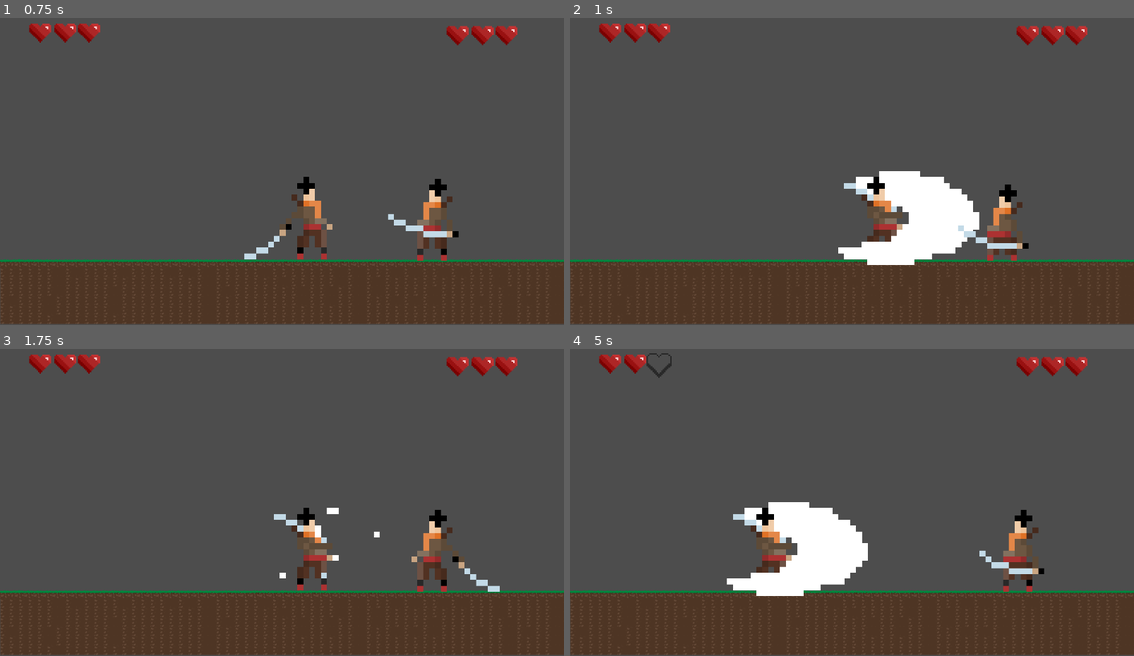
Above: before the commit, frames 1-4 (two rows, left to right).
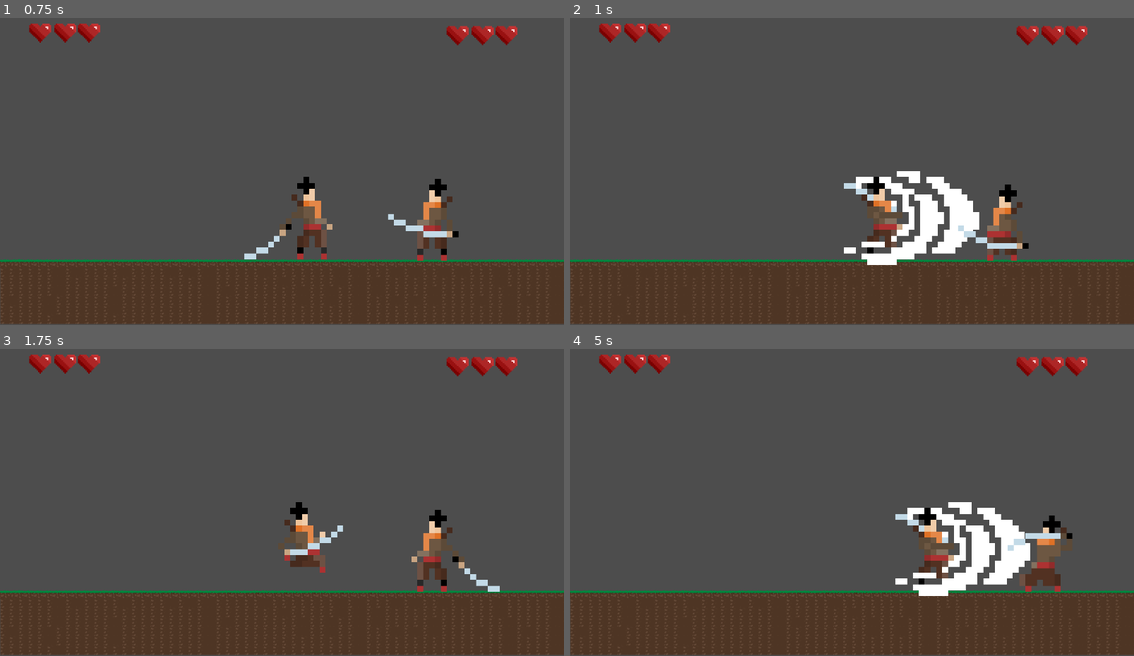
Above: after the commit, the same moments.

Repository: joaokanta/fighting-game
Game: Godot game, scene res://main.tscn
Two runs of this game, one before a commit and one after it. Both use one fixed random seed, a clock stepped at 60 frames per second and the inputs below.
Inputs:
- Up to frame 1 (0.75 s): hold D (player_1_move_right) from 0.53 s (still down); tap J (player_1_attack) at 0.6 s
- Up to frame 2 (1 s): keep holding D (player_1_move_right); tap K (player_1_parry) at 0.8 s
- Up to frame 3 (1.75 s): release D (player_1_move_right) at 1.28 s; hold A (player_1_move_left) from 1.28 s (still down); tap K (player_1_parry) at 1.35 s; tap N (player_2_attack) at 1.55 s
- Up to frame 4 (5 s): release A (player_1_move_left) at 2.03 s; hold D (player_1_move_right) 2.03-3.53 s; tap N (player_2_attack) at 2.1 s; tap Z (player_2_move_left) at 2.3, 2.85 s; tap C (player_2_move_right) at 3.05, 3.6 s; hold A (player_1_move_left) from 3.53 s (still down); tap M (player_2_parry) at 3.8, 4.35 s; tap J (player_1_attack) at 4.55 s

Frame 1 is identical in both runs. In frame 2, 1.4% of the frame differs, in the area x 47-68%, y 49-81%; in frame 3, 1.3%; in frame 4, 10%, in the area x 13-90%, y 1-81%.

Commit message:
refectored code, removed timers added states

Diff:
--- a/main.tscn
+++ b/main.tscn
@@ -16,9 +16,11 @@
 
 [node name="Player" parent="." instance=ExtResource("1_mfvrx")]
 position = Vector2(1041, 719)
+speed = 400
 
 [node name="Player2" parent="." instance=ExtResource("1_mfvrx")]
 position = Vector2(1459, 724)
+speed = 400
 
 [node name="SlowMoTimer" type="Timer" parent="."]
 wait_time = 0.5
@@ -26,7 +28,6 @@
 
 [node name="AudioStreamPlayer" type="AudioStreamPlayer" parent="."]
 stream = ExtResource("5_2q7oc")
-autoplay = true
 
 [connection signal="died" from="Player" to="." method="_on_player_died"]
 [connection signal="parried" from="Player" to="." method="_on_player_parried"]
--- a/player.gd
+++ b/player.gd
@@ -9,84 +9,91 @@
 
 var health = 3
 
-var starting_attack = false
-var attacking = false
-var taking_damage = false
-var post_attack = false
-var dead = false
-var dying = false
+var STARTING_ATTACK = 'starting_attack'
+var ATTACKING = 'attacking'
+var TAKING_DAMAGE = 'taking_damage'
+var POST_ATTACK = 'post_attack'
+var DEAD = 'dead'
+var DYING = 'dying'
+var BLOCKSTUN = 'blockstun'
+var PARRYING = 'parrying'
+var FAILED_PARRY = 'failed_parry'
+var COUNTER_ATTACKING = 'counter_attacking'
+var IDLE = 'idle'
+var WALKING = 'walk'
+
+var flipped = false
 var blocking = false
-var blockstun = false
-var parrying = false
-var failed_parry = false
-var counter_attacking = false
-var flipped = false
 
-var move_right = "null"
-var move_left = "null"
-var attack_command = "null"
-var parry_command = "null"
+var MOVE_RIGHT = "null"
+var MOVE_LEFT = "null"
+var ATTACK_COMMAND = "null"
+var PARRY_COMMAND = "null"
+
+var states = {
+	ATTACKING: 'attack',
+	BLOCKSTUN: 'block',
+	COUNTER_ATTACKING: 'counter_attack',
+	DEAD: 'dead',
+	DYING: 'dying',
+	IDLE: 'idle',
+	POST_ATTACK: 'post_attack',
+	STARTING_ATTACK: 'attack_startup',
+	TAKING_DAMAGE: 'take_damage',
+	WALKING: 'walk',
+	FAILED_PARRY: 'failed_parry',
+	PARRYING: 'parry'
+}
+
+var STATE = IDLE
+
+func isState(state):
+	return STATE in state
 
 # Called when the node enters the scene tree for the first time.
 func _ready():
 	screen_size = get_viewport_rect().size
 	$AnimatedSprite2D.play()
 
-
 # Called every frame. 'delta' is the elapsed time since the previous frame.
 func _process(delta):
-	if dying:
-		$AnimatedSprite2D.animation = "dying"
-		return
-
-	if dead:
-		$AnimatedSprite2D.animation = "dead"
+	if isState([DYING, DEAD]):
+		$AnimatedSprite2D.animation = states[STATE]
 		return
 
 	var velocity = Vector2.ZERO
+
 	if not is_movement_blocked():
-		if Input.is_action_pressed(move_right):
+		if Input.is_action_pressed(MOVE_RIGHT):
 			blocking = false
 			if flipped:
 				blocking = true
 			velocity.x += speed
-		if Input.is_action_pressed(move_left):
+		if Input.is_action_pressed(MOVE_LEFT):
 			blocking = true
 			if flipped:
 				blocking = false
 			velocity.x -= speed * 0.75
-		if Input.is_action_just_pressed(attack_command):
-			attack()
-		if Input.is_action_just_pressed(parry_command):
-			parry()
 
 		if velocity.x != 0:
-			$AnimatedSprite2D.animation = "walk"
+			STATE = WALKING
 		else:
-			$AnimatedSprite2D.animation = "idle"
+			STATE = IDLE
+
+		if Input.is_action_just_pressed(ATTACK_COMMAND):
+			attack()
+		if Input.is_action_just_pressed(PARRY_COMMAND):
+			parry()
 	else:
-		if blockstun:
+		if isState(BLOCKSTUN):
 			blocking = true
 			velocity.x += get_knockback(1.2)
-			$AnimatedSprite2D.animation = "block"
-		elif parrying:
-			$AnimatedSprite2D.animation = "parry"
-		elif failed_parry:
-			$AnimatedSprite2D.animation = "failed_parry"
-		elif counter_attacking:
-			$AnimatedSprite2D.animation = "counter_attack"
-		elif starting_attack:
-			$AnimatedSprite2D.animation = "attack_startup"
-		elif attacking:
-			$AnimatedSprite2D.animation = "attack"
-		elif taking_damage:
+		elif isState(TAKING_DAMAGE):
 			velocity.x += get_knockback(0.8)
-			$AnimatedSprite2D.animation = "take_damage"
-		elif post_attack:
-			$AnimatedSprite2D.animation = "post_attack"
 
+	$AnimatedSprite2D.animation = states[STATE]
 	position += velocity * delta
-	position = position.clamp(Vector2.ZERO, screen_size)
+	position = position.clamp(Vector2(100, 0), screen_size - Vector2(100, 0))
 
 
 func get_knockback(multi):
@@ -96,104 +103,73 @@
 
 
 func is_movement_blocked():
-	return attacking or taking_damage or post_attack or blockstun or starting_attack or counter_attacking or parrying or failed_parry
+	return STATE in [ATTACKING, TAKING_DAMAGE, POST_ATTACK, BLOCKSTUN, STARTING_ATTACK, COUNTER_ATTACKING, PARRYING, FAILED_PARRY]
 
 func set_commands(move_left, move_right, attack_command, parry_command):
-	self.move_left = move_left
-	self.move_right = move_right
-	self.attack_command = attack_command
-	self.parry_command = parry_command
+	self.MOVE_LEFT = move_left
+	self.MOVE_RIGHT = move_right
+	self.ATTACK_COMMAND = attack_command
+	self.PARRY_COMMAND = parry_command
 
 
 func flip():
 	flipped = not flipped
-	if not flipped:
-		set_scale(Vector2(-1,1))
-		return
 	set_scale(Vector2(-1,1))
 
 
 func attack():
-	starting_attack = true
-	$AttackStartupTimer.start()
+	STATE = STARTING_ATTACK
+	await get_tree().create_timer(0.2).timeout
+	STATE = ATTACKING
+	$Hurtbox.monitorable = true
+	await get_tree().create_timer(0.4).timeout
+	$Hurtbox.monitorable = false
+	STATE = POST_ATTACK
+	await get_tree().create_timer(0.4).timeout
+	STATE = IDLE
+
+func parry():
+	STATE = PARRYING
+	$ParryTimer.start()
+
+func _on_parry_timer_timeout():
+	STATE = FAILED_PARRY
+	await get_tree().create_timer(0.4).timeout
+	STATE = IDLE
 
 
-func _on_attack_startup_timer_timeout():
-	starting_attack = false
-	attacking = true
-	$Hurtbox.monitorable = true
-	$AttackTimer.start()
+func _on_hitbox_area_entered(_area):
+	if isState(PARRYING):
+		$ParryTimer.stop()
+		parried.emit()
+		$Hitbox.set_deferred("monitoring", false)
+		await get_tree().create_timer(0.85).timeout
 
+		STATE = COUNTER_ATTACKING
+		$Hurtbox.set_deferred("monitorable", true)
+		await get_tree().create_timer(0.3).timeout
 
-func _on_attack_timer_timeout():
-	attacking = false
-	$Hurtbox.monitorable = false
-	post_attack = true
-	$PostAttackTimer.start()
-
-
-func _on_post_attack_timer_timeout():
-	post_attack = false
-	failed_parry = false
-
-
-func parry():
-	parrying = true
-	$ParryTimer.start()
-
-
-func _on_parry_timer_timeout():
-	parrying = false
-	failed_parry = true
-	$PostAttackTimer.start()
-
-func _on_parry_animation_timer_timeout():
-	parrying = false
-	counter_attacking = true
-	$CounterAttackTimer.start()
-	$Hurtbox.set_deferred("monitorable", true)
-
-func _on_counter_attack_timer_timeout():
-	$Hitbox.set_deferred("monitoring", true)
-	$Hurtbox.monitorable = false
-	counter_attacking = false
-
-
-func _on_hitbox_area_entered(area):
-	if parrying:
-		parried.emit()
-		$ParryTimer.stop()
-		$ParryAnimationTimer.start()
-		$Hitbox.set_deferred("monitoring", false)
+		$Hitbox.set_deferred("monitoring", true)
+		$Hurtbox.set_deferred("monitorable", false)
+		STATE = IDLE
 		return
 
 	if blocking:
-		blockstun = true
-		$BlockstunTimer.start()
+		STATE = BLOCKSTUN
+		await get_tree().create_timer(0.8).timeout
+		STATE = IDLE
 		return
 
 	health -= 1
 	take_damage.emit()
 	if health > 0:
-		attacking = false
 		$Hurtbox.set_deferred("monitorable", false)
-		taking_damage = true
-		$DamageTimer.start()
+		STATE = TAKING_DAMAGE
+		await get_tree().create_timer(0.4).timeout
+
+		STATE = IDLE
 		return
-	dying = true
-	$DyingTimer.start()
 
-
-func _on_damage_timer_timeout():
-	taking_damage = false
-	$Hitbox.monitoring = true
-
-
-func _on_dying_timer_timeout():
-	dying = false
-	dead = true
-	died.emit()
-
-
-func _on_blockstun_timer_timeout():
-	blockstun = false
+	STATE = DYING
+	await get_tree().create_timer(0.4).timeout
+	STATE = DEAD
--- a/player.tscn
+++ b/player.tscn
@@ -225,7 +225,7 @@
 position = Vector2(-2.00006, -2.99994)
 scale = Vector2(20, 20)
 sprite_frames = SubResource("SpriteFrames_xmcfu")
-animation = &"counter_attack"
+animation = &"dead"
 
 [node name="Hurtbox" type="Area2D" parent="."]
 position = Vector2(173, -6)
@@ -246,48 +246,9 @@
 position = Vector2(1, 1)
 shape = SubResource("RectangleShape2D_66aqb")
 
-[node name="DamageTimer" type="Timer" parent="."]
-wait_time = 0.9
-one_shot = true
-
-[node name="AttackTimer" type="Timer" parent="."]
-wait_time = 0.5
-one_shot = true
-
-[node name="PostAttackTimer" type="Timer" parent="."]
-wait_time = 0.5
-one_shot = true
-
-[node name="DyingTimer" type="Timer" parent="."]
-wait_time = 0.4
-one_shot = true
-
-[node name="BlockstunTimer" type="Timer" parent="."]
-wait_time = 0.8
-one_shot = true
-
-[node name="AttackStartupTimer" type="Timer" parent="."]
-wait_time = 0.3
-one_shot = true
-
 [node name="ParryTimer" type="Timer" parent="."]
 wait_time = 0.2
 one_shot = true
 
-[node name="CounterAttackTimer" type="Timer" parent="."]
-wait_time = 0.3
-one_shot = true
-
-[node name="ParryAnimationTimer" type="Timer" parent="."]
-one_shot = true
-
 [connection signal="area_entered" from="Hitbox" to="." method="_on_hitbox_area_entered"]
-[connection signal="timeout" from="DamageTimer" to="." method="_on_damage_timer_timeout"]
-[connection signal="timeout" from="AttackTimer" to="." method="_on_attack_timer_timeout"]
-[connection signal="timeout" from="PostAttackTimer" to="." method="_on_post_attack_timer_timeout"]
-[connection signal="timeout" from="DyingTimer" to="." method="_on_dying_timer_timeout"]
-[connection signal="timeout" from="BlockstunTimer" to="." method="_on_blockstun_timer_timeout"]
-[connection signal="timeout" from="AttackStartupTimer" to="." method="_on_attack_startup_timer_timeout"]
 [connection signal="timeout" from="ParryTimer" to="." method="_on_parry_timer_timeout"]
-[connection signal="timeout" from="CounterAttackTimer" to="." method="_on_counter_attack_timer_timeout"]
-[connection signal="timeout" from="ParryAnimationTimer" to="." method="_on_parry_animation_timer_timeout"]
